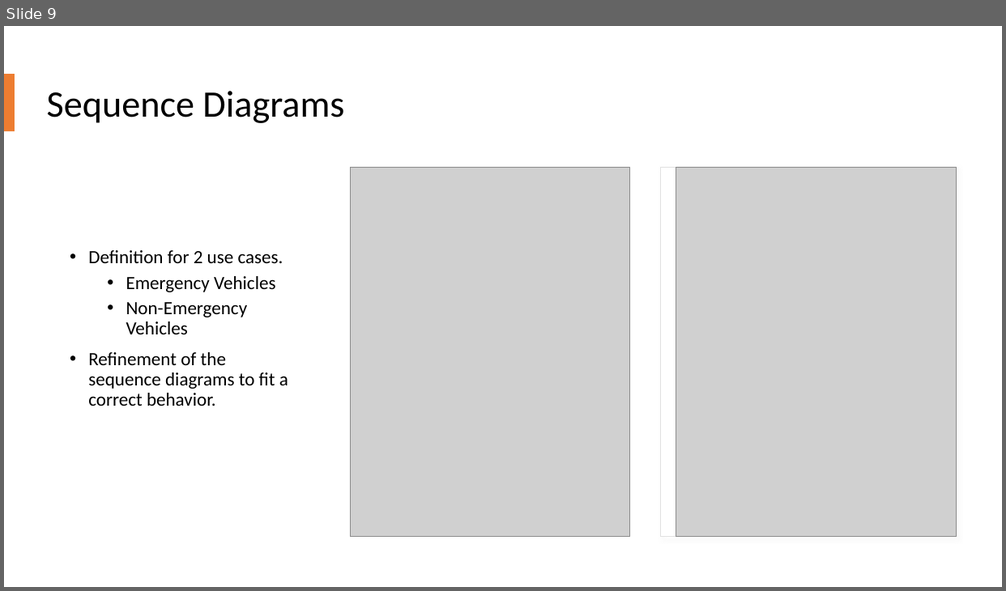
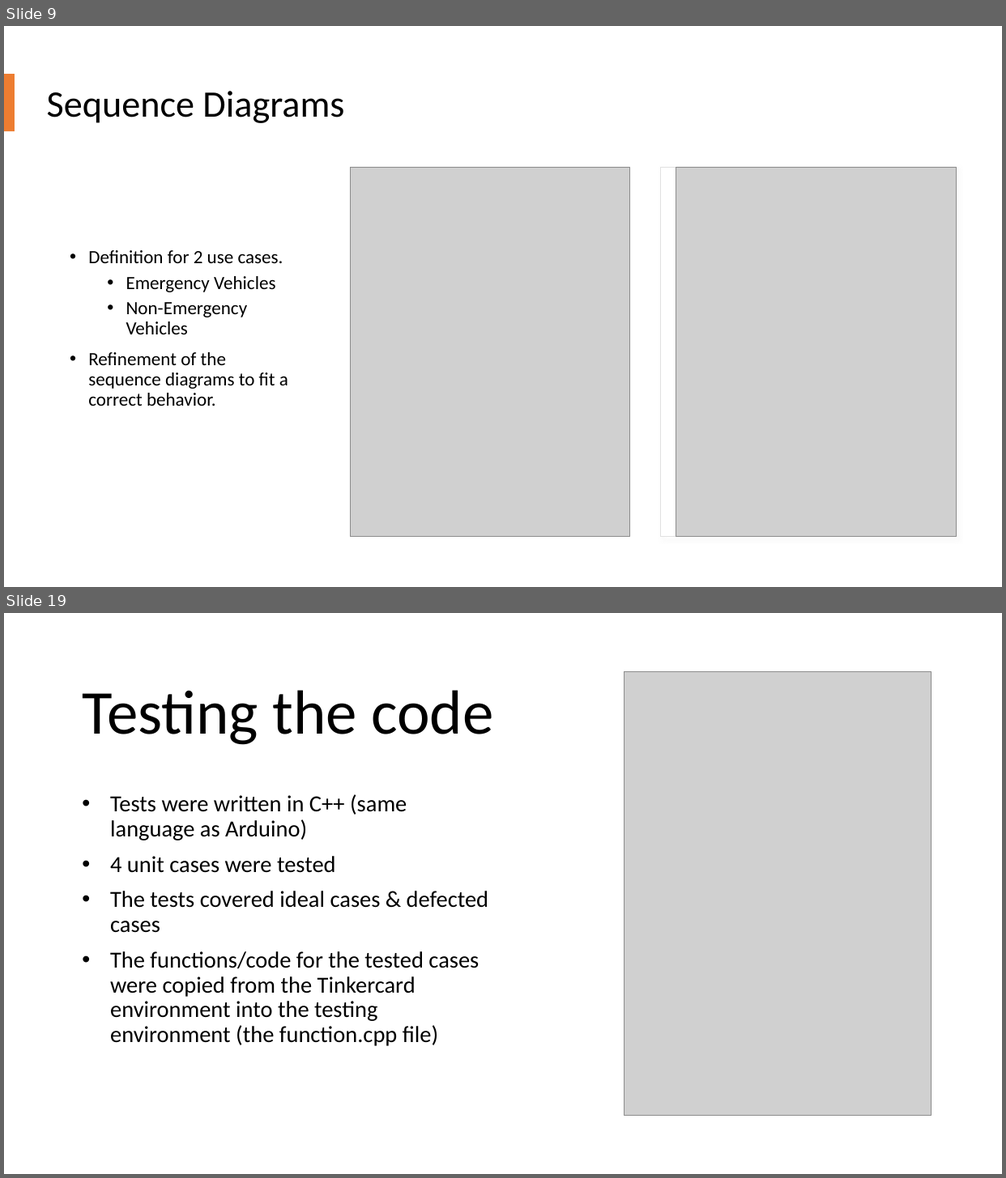
Before and after one commit to allerter/ESE-Smart-City, a slide deck: Requirements/Presentations/Presentation_Luis.pptx. Shown one above the other, each under a label of ours: slide 9 before the commit, slides 9 and 19 after it; the slides between them are not shown. The pictures are 1006x591 and 1006x1178 pixels, drawn with LibreOffice and Linux fonts; fonts in the diff are those of the drawing; grey boxes stand for pictures. Boxes give left, top, right and bottom in pixels: in the first picture for what was removed or moved away, otherwise in the second. Text is boxed around its words. In the diff, an @@ line names an element or a change of style, - is before the commit and + after.

```diff
--- a/Requirements/Presentations/Presentation_Luis.pptx
+++ b/Requirements/Presentations/Presentation_Luis.pptx
@@ slide 19 added at box(4, 613, 1002, 1174), background #FFFFFF @@
@@ picture added at box(624, 672, 931, 1115) @@
@@ title added at box(82, 690, 493, 745), 60 pt, text #000000 @@
+Testing the code
@@ subtitle added at box(110, 794, 488, 1046), 22.2 pt, text #000000 @@
+• Tests were written in C++ (same language as Arduino)
+• 4 unit cases were tested
+• The tests covered ideal cases & defected cases
+• The functions/code for the tested cases were copied from the Tinkercard environment into the testing environment (the function.cpp file)
```
Also in this commit, not shown: 12 other slides added, 4 other files.
